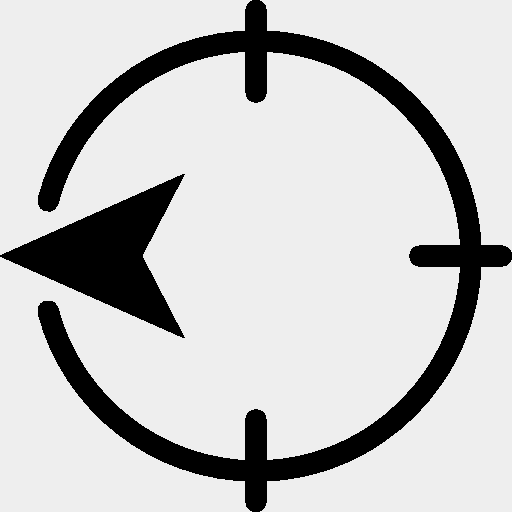
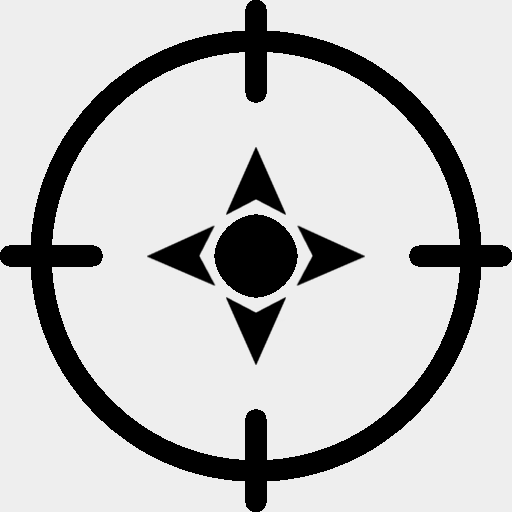
Two versions of the same layered image (512 × 512). Layer-by-layer changes:
added layer "Calque Copié #3" above "Calque Copié #2" over left=296, top=225, right=365, bottom=286
added layer "Calque Copié #2" above "Calque Copié #1" over left=147, top=225, right=216, bottom=286
added layer "Calque Copié #1" above "Copie de Calque Copié" over left=226, top=297, right=286, bottom=365
added layer "Copie de Calque Copié" above "Calque #1" over left=226, top=147, right=286, bottom=215
added layer "EMaps-Center-Direction-icon.png" above "Calque Copié" over left=0, top=31, right=365, bottom=481
hid "Maps-West-Direction-icon.png" over left=0, top=31, right=365, bottom=481
showed "Maps-North-Direction-icon.png" over left=0, top=31, right=365, bottom=481
